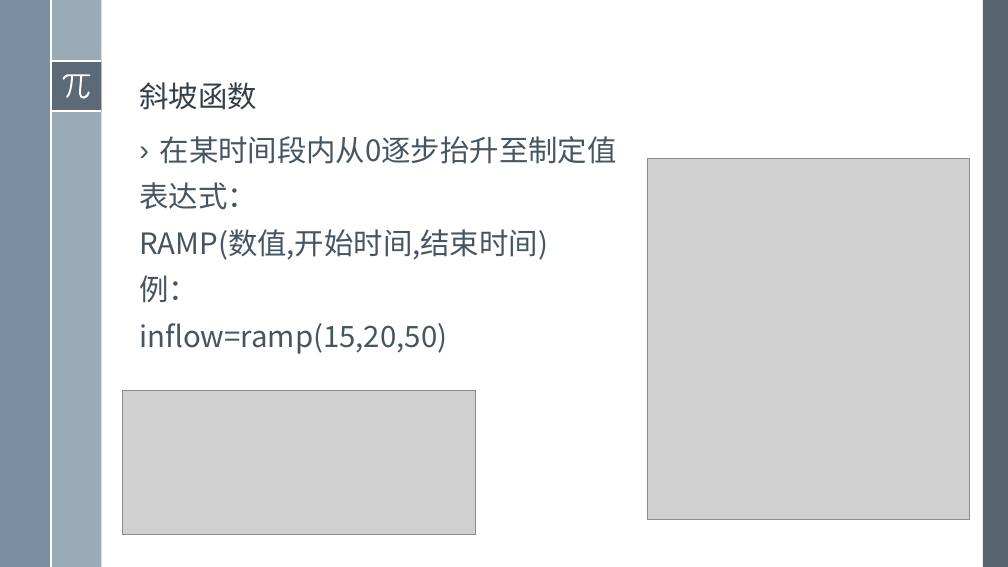
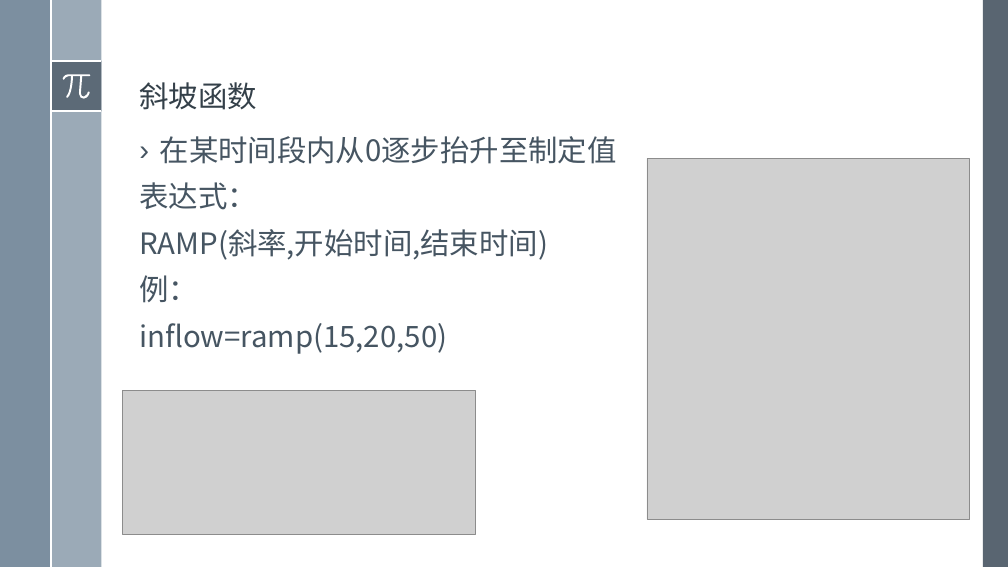
Before and after one commit to exoplanetX/SystemDynamics, a slide deck: slide 12 of 2019系统仿真-4-动态函数.pptx. Drawn at 1008x567 pixels with LibreOffice and Linux fonts; fonts in the diff are those of the drawing; grey boxes stand for pictures. Boxes give left, top, right and bottom in pixels: in the first picture for what was removed or moved away, otherwise in the second. Text is boxed around its words. In the diff, an @@ line names an element or a change of style, - is before the commit and + after.

```diff
--- a/2019系统仿真-4-动态函数.pptx
+++ b/2019系统仿真-4-动态函数.pptx
@@ text at <box>139,229,548,260</box>: text changed @@
-RAMP(数值,开始时间,结束时间)
+RAMP(斜率,开始时间,结束时间)
```
